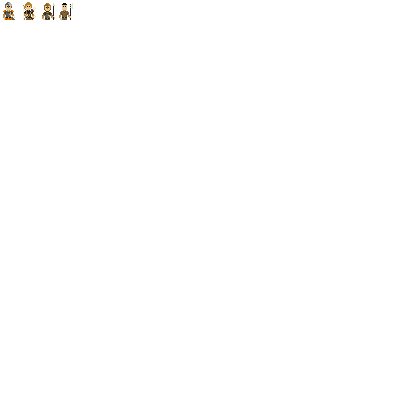
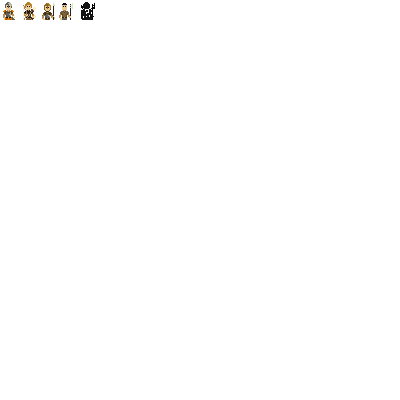
Before/after of a 400px x 400px layered artwork. What changed in the layer stack:
added layer "Unknown Human Icon" above "Recruit Icon" over [81, 2, 95, 20]
